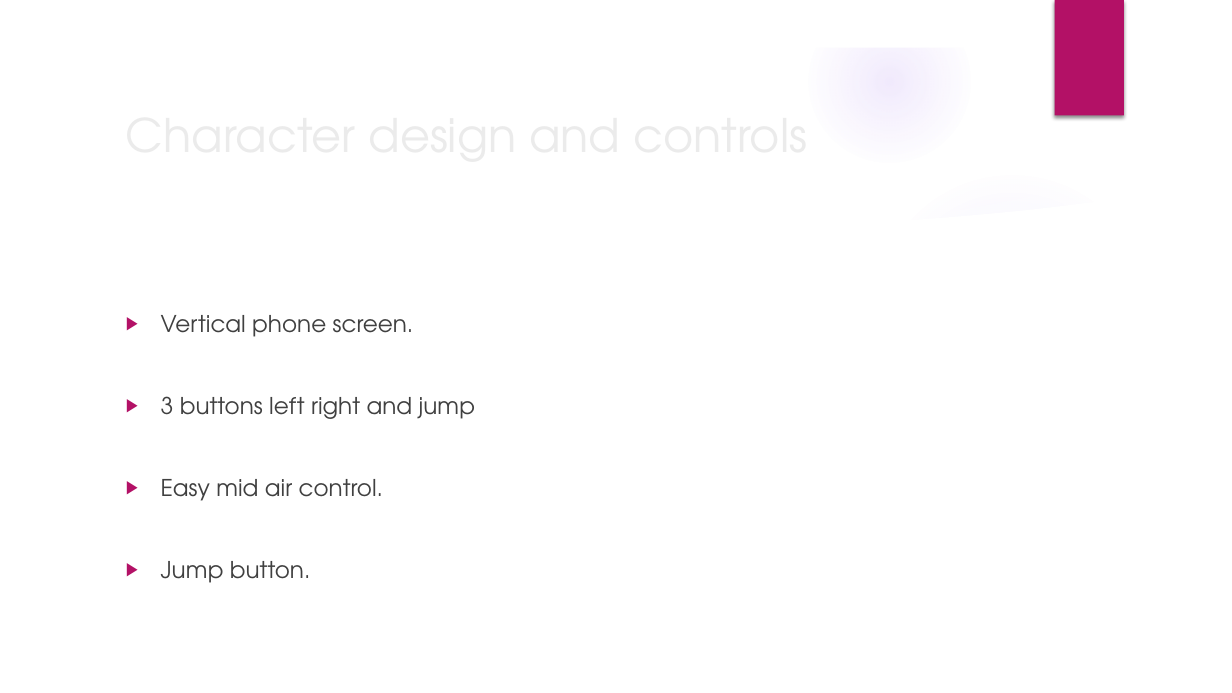
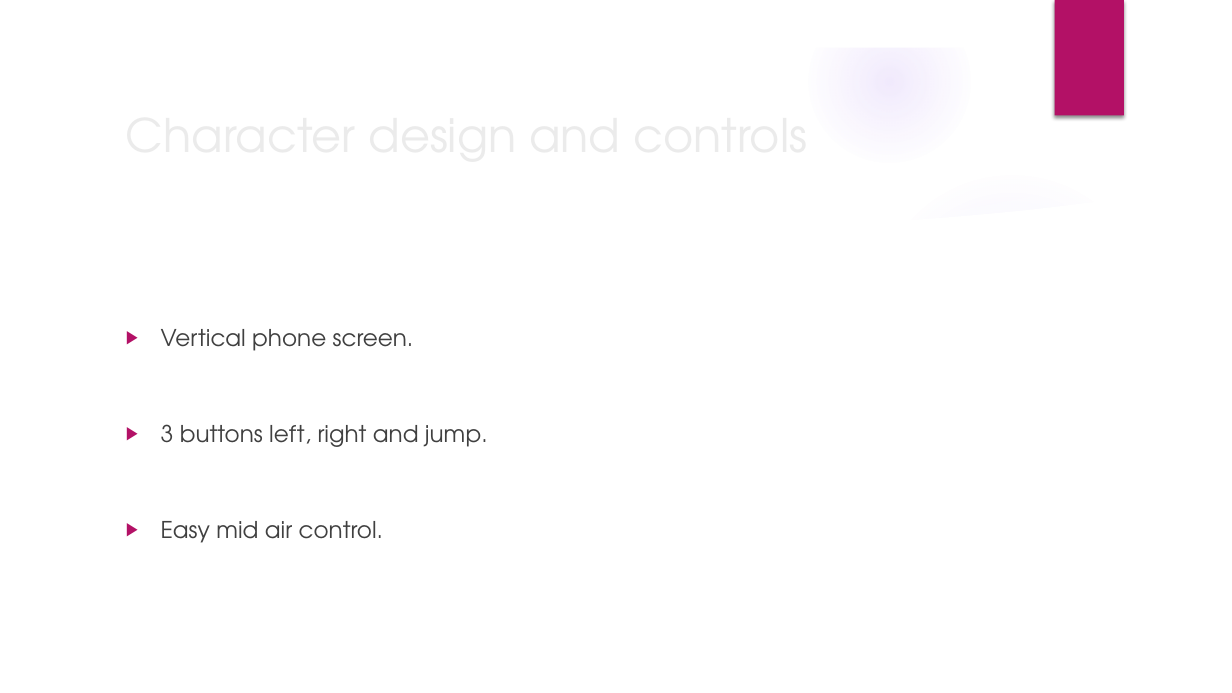
Before and after one commit to dawidK5/NinjaBall, a slide deck: slide 4 of pitchNinja Ball.pptx. Drawn at 1232x693 pixels with LibreOffice and Linux fonts; fonts in the diff are those of the drawing; background and template pictures are left out. Boxes give left, top, right and bottom in pixels: in the first picture for what was removed or moved away, otherwise in the second. Text is boxed around its words. In the diff, an @@ line names an element or a change of style, - is before the commit and + after.

```diff
--- a/pitchNinja Ball.pptx
+++ b/pitchNinja Ball.pptx
@@ text at bbox=[161, 329, 414, 543]: line spacing 2.5 to 3 @@
@@ text at bbox=[161, 424, 488, 447]: text changed @@
-▶ 3 buttons left right and jump
+▶ 3 buttons left, right and jump.
@@ text at bbox=[161, 561, 311, 583]: paragraph removed @@
-▶ Jump button.
```
Also in this commit, not shown: 2 other files.
